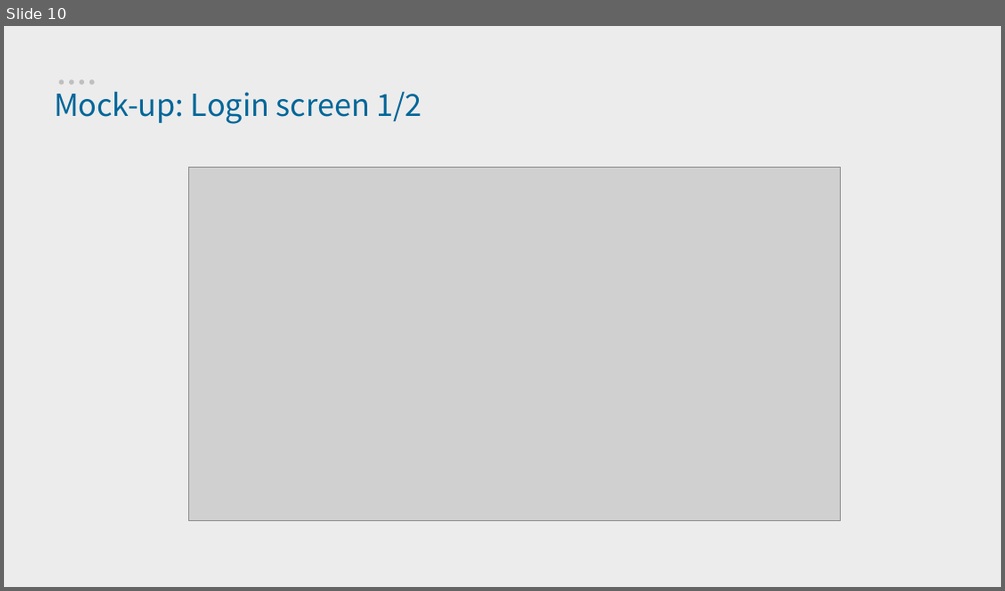
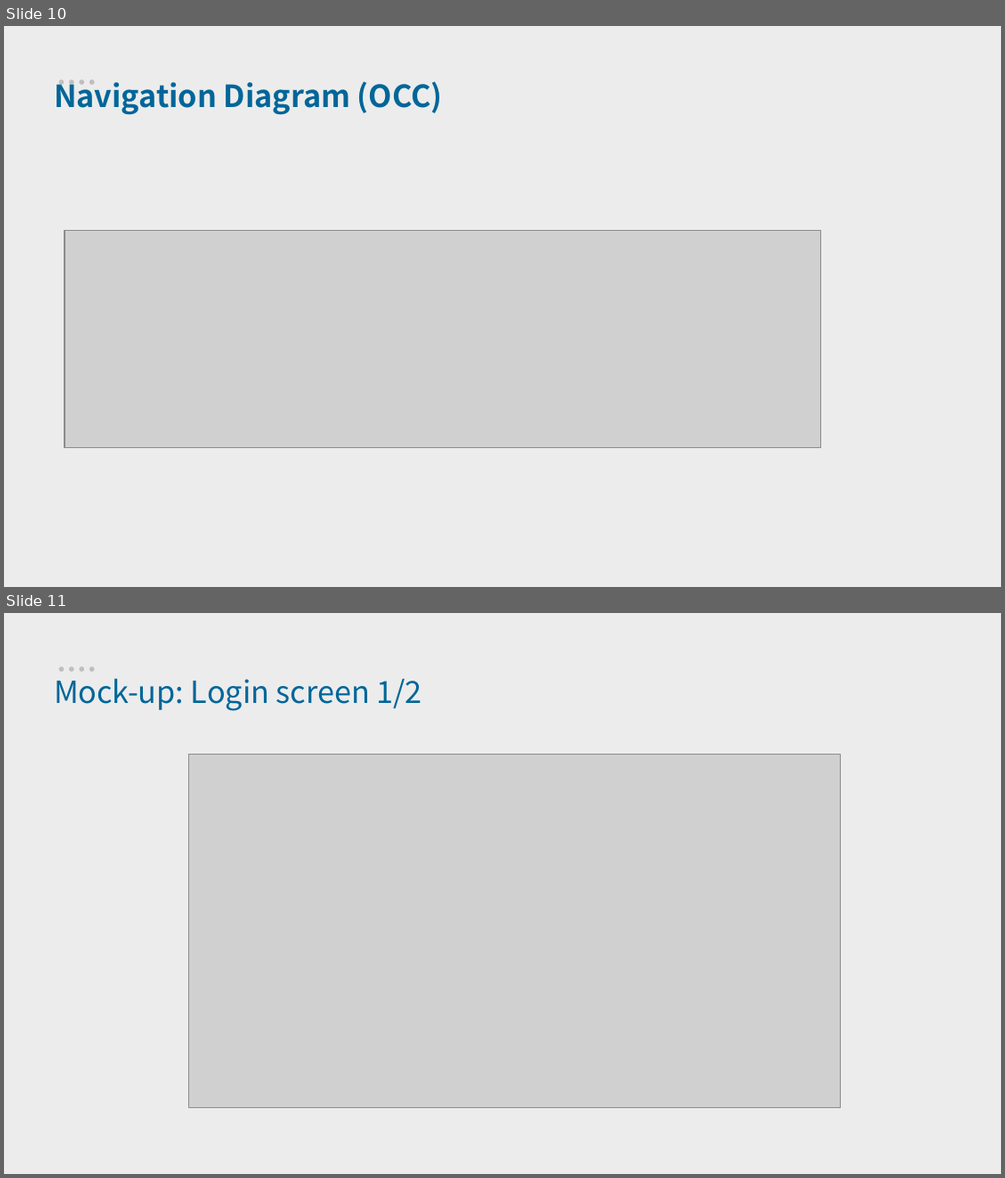
Before and after one commit to Samiaksabi/GL-M1, a slide deck: presentation/presentation.odp. Shown one above the other, each under a label of ours: slide 10 before the commit, slides 10 and 11 after it. The pictures are 1005x591 and 1005x1178 pixels, drawn with LibreOffice and Linux fonts; fonts in the diff are those of the drawing; grey boxes stand for pictures. Boxes give left, top, right and bottom in pixels: in the first picture for what was removed or moved away, otherwise in the second. Text is boxed around its words. In the diff, an @@ line names an element or a change of style, - is before the commit and + after.

```diff
--- a/presentation/presentation.odp
+++ b/presentation/presentation.odp
@@ slide 10 added at <box>4,26,1001,587</box>, background #FFFFFF; not listed: 5 template elements that a slide beside it also shows @@
@@ title added at <box>54,80,443,115</box>, 22 pt, text #006699, bold @@
+Navigation Diagram (OCC)
@@ picture added at <box>65,231,820,448</box> @@
@@ what was slide 10 is now slide 11 @@
```
Also in this commit, not shown: 2 slides changed, 5 other slides added, 2 slides removed, 18 other files.
